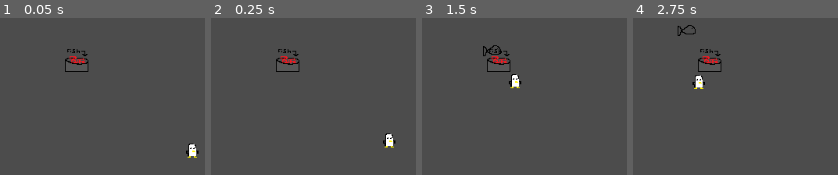
Above: before the commit, frames 1-4 (left to right).
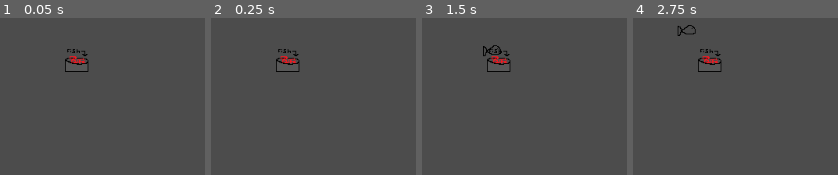
Above: after the commit, the same moments.

Repository: LeftCircle/Penguin-Day-Care
Game: Godot game, scene res://Main.tscn
Same seed, same stepped clock (60 frames per second), same inputs: the game is played once before the commit and once after it.
Inputs:
- Up to frame 1 (0.05 s): no input
- Up to frame 2 (0.25 s): no input
- Up to frame 3 (1.5 s): no input
- Up to frame 4 (2.75 s): no input

The runs differ from the first frame. In frame 1, 0.4% of the frame differs, in the area x 90-98%, y 79-90%; in frame 2, 0.4%, in the area x 83-91%, y 73-83%; in frame 3, 0.4%; in frame 4, 0.3%.

Commit message:
Penguin walking

Diff:
--- a/Characters/Penguin/Penguin.tscn
+++ b/Characters/Penguin/Penguin.tscn
@@ -1,9 +1,10 @@
-[gd_scene load_steps=9 format=2]
+[gd_scene load_steps=21 format=2]
 
 [ext_resource path="res://Assets/penguin.png" type="Texture" id=1]
 [ext_resource path="res://Characters/Penguin/Penguin.gd" type="Script" id=2]
 [ext_resource path="res://Characters/Penguin/Scenes/PenguinAI.tscn" type="PackedScene" id=3]
 [ext_resource path="res://Assets/fish.png" type="Texture" id=4]
+[ext_resource path="res://Assets/Penguin/20220402 Ludum Dare Pneguins 01_penguins.png" type="Texture" id=5]
 
 [sub_resource type="RectangleShape2D" id=1]
 resource_local_to_scene = true
@@ -62,6 +63,188 @@
 } ]
 }
 
+[sub_resource type="Animation" id=8]
+resource_name = "Jump"
+loop = true
+tracks/0/type = "value"
+tracks/0/path = NodePath("AnimationSprites/Walking:frame")
+tracks/0/interp = 1
+tracks/0/loop_wrap = true
+tracks/0/imported = false
+tracks/0/enabled = true
+tracks/0/keys = {
+"times": PoolRealArray( 0, 0.1, 0.3, 0.7 ),
+"transitions": PoolRealArray( 1, 1, 1, 1 ),
+"update": 1,
+"values": [ 9, 10, 11, 9 ]
+}
+tracks/1/type = "value"
+tracks/1/path = NodePath("AnimationSprites/Walking:position")
+tracks/1/interp = 1
+tracks/1/loop_wrap = true
+tracks/1/imported = false
+tracks/1/enabled = true
+tracks/1/keys = {
+"times": PoolRealArray( 0, 0.3 ),
+"transitions": PoolRealArray( 1, 1 ),
+"update": 0,
+"values": [ Vector2( 0, 0 ), Vector2( 0, -100 ) ]
+}
+tracks/2/type = "value"
+tracks/2/path = NodePath("AnimationSprites/Walking:rotation_degrees")
+tracks/2/interp = 1
+tracks/2/loop_wrap = true
+tracks/2/imported = false
+tracks/2/enabled = true
+tracks/2/keys = {
+"times": PoolRealArray( 0 ),
+"transitions": PoolRealArray( 1 ),
+"update": 0,
+"values": [ 0.0 ]
+}
+tracks/3/type = "value"
+tracks/3/path = NodePath("AnimationSprites/Walking:scale")
+tracks/3/interp = 1
+tracks/3/loop_wrap = true
+tracks/3/imported = false
+tracks/3/enabled = true
+tracks/3/keys = {
+"times": PoolRealArray( 0 ),
+"transitions": PoolRealArray( 1 ),
+"update": 0,
+"values": [ Vector2( 0.9, 1 ) ]
+}
+
+[sub_resource type="Animation" id=5]
+resource_name = "KickLeft"
+length = 0.8
+loop = true
+tracks/0/type = "value"
+tracks/0/path = NodePath("AnimationSprites/Walking:frame_coords")
+tracks/0/interp = 1
+tracks/0/loop_wrap = true
+tracks/0/imported = false
+tracks/0/enabled = true
+tracks/0/keys = {
+"times": PoolRealArray(  ),
+"transitions": PoolRealArray(  ),
+"update": 0,
+"values": [  ]
+}
+tracks/1/type = "value"
+tracks/1/path = NodePath("AnimationSprites/Walking:frame")
+tracks/1/interp = 1
+tracks/1/loop_wrap = true
+tracks/1/imported = false
+tracks/1/enabled = true
+tracks/1/keys = {
+"times": PoolRealArray( 0, 0.2, 0.4, 0.6 ),
+"transitions": PoolRealArray( 1, 1, 1, 1 ),
+"update": 1,
+"values": [ 6, 14, 15, 16 ]
+}
+tracks/2/type = "value"
+tracks/2/path = NodePath("AnimationSprites/Walking:rotation_degrees")
+tracks/2/interp = 1
+tracks/2/loop_wrap = true
+tracks/2/imported = false
+tracks/2/enabled = true
+tracks/2/keys = {
+"times": PoolRealArray( 0 ),
+"transitions": PoolRealArray( 1 ),
+"update": 0,
+"values": [ 0.0 ]
+}
+tracks/3/type = "value"
+tracks/3/path = NodePath("AnimationSprites/Walking:scale")
+tracks/3/interp = 1
+tracks/3/loop_wrap = true
+tracks/3/imported = false
+tracks/3/enabled = true
+tracks/3/keys = {
+"times": PoolRealArray( 0 ),
+"transitions": PoolRealArray( 1 ),
+"update": 0,
+"values": [ Vector2( 1, 1 ) ]
+}
+tracks/4/type = "value"
+tracks/4/path = NodePath("AnimationSprites/Walking:flip_h")
+tracks/4/interp = 1
+tracks/4/loop_wrap = true
+tracks/4/imported = false
+tracks/4/enabled = true
+tracks/4/keys = {
+"times": PoolRealArray( 0 ),
+"transitions": PoolRealArray( 1 ),
+"update": 1,
+"values": [ false ]
+}
+
+[sub_resource type="Animation" id=13]
+resource_name = "KickRight"
+length = 0.8
+loop = true
+tracks/0/type = "value"
+tracks/0/path = NodePath("AnimationSprites/Walking:frame_coords")
+tracks/0/interp = 1
+tracks/0/loop_wrap = true
+tracks/0/imported = false
+tracks/0/enabled = true
+tracks/0/keys = {
+"times": PoolRealArray(  ),
+"transitions": PoolRealArray(  ),
+"update": 0,
+"values": [  ]
+}
+tracks/1/type = "value"
+tracks/1/path = NodePath("AnimationSprites/Walking:frame")
+tracks/1/interp = 1
+tracks/1/loop_wrap = true
+tracks/1/imported = false
+tracks/1/enabled = true
+tracks/1/keys = {
+"times": PoolRealArray( 0, 0.2, 0.4, 0.6 ),
+"transitions": PoolRealArray( 1, 1, 1, 1 ),
+"update": 1,
+"values": [ 6, 14, 15, 16 ]
+}
+tracks/2/type = "value"
+tracks/2/path = NodePath("AnimationSprites/Walking:rotation_degrees")
+tracks/2/interp = 1
+tracks/2/loop_wrap = true
+tracks/2/imported = false
+tracks/2/enabled = true
+tracks/2/keys = {
+"times": PoolRealArray( 0 ),
+"transitions": PoolRealArray( 1 ),
+"update": 0,
+"values": [ 0.0 ]
+}
+tracks/3/type = "value"
+tracks/3/path = NodePath("AnimationSprites/Walking:scale")
+tracks/3/interp = 1
+tracks/3/loop_wrap = true
+tracks/3/imported = false
+tracks/3/enabled = true
+tracks/3/keys = {
+"times": PoolRealArray( 0 ),
+"transitions": PoolRealArray( 1 ),
+"update": 0,
+"values": [ Vector2( 1, 1 ) ]
+}
+tracks/4/type = "value"
+tracks/4/path = NodePath("AnimationSprites/Walking:flip_h")
+tracks/4/interp = 1
+tracks/4/loop_wrap = true
+tracks/4/imported = false
+tracks/4/enabled = true
+tracks/4/keys = {
+"times": PoolRealArray( 0 ),
+"transitions": PoolRealArray( 1 ),
+"update": 1,
+"values": [ true ]
+}
+
 [sub_resource type="Animation" id=3]
 length = 0.001
 tracks/0/type = "value"
@@ -75,6 +258,489 @@
 "transitions": PoolRealArray( 1 ),
 "update": 0,
 "values": [ Vector2( 0.6, 0.633333 ) ]
+}
+tracks/1/type = "value"
+tracks/1/path = NodePath("AnimationSprites/Walking:frame")
+tracks/1/interp = 1
+tracks/1/loop_wrap = true
+tracks/1/imported = false
+tracks/1/enabled = true
+tracks/1/keys = {
+"times": PoolRealArray( 0 ),
+"transitions": PoolRealArray( 1 ),
+"update": 0,
+"values": [ 12 ]
+}
+tracks/2/type = "value"
+tracks/2/path = NodePath("AnimationSprites/Walking:rotation_degrees")
+tracks/2/interp = 1
+tracks/2/loop_wrap = true
+tracks/2/imported = false
+tracks/2/enabled = true
+tracks/2/keys = {
+"times": PoolRealArray( 0 ),
+"transitions": PoolRealArray( 1 ),
+"update": 0,
+"values": [ -2.0 ]
+}
+tracks/3/type = "value"
+tracks/3/path = NodePath("AnimationSprites/Walking:scale")
+tracks/3/interp = 1
+tracks/3/loop_wrap = true
+tracks/3/imported = false
+tracks/3/enabled = true
+tracks/3/keys = {
+"times": PoolRealArray( 0 ),
+"transitions": PoolRealArray( 1 ),
+"update": 0,
+"values": [ Vector2( 1, 0.98 ) ]
+}
+tracks/4/type = "value"
+tracks/4/path = NodePath("AnimationSprites/Walking:frame_coords")
+tracks/4/interp = 1
+tracks/4/loop_wrap = true
+tracks/4/imported = false
+tracks/4/enabled = true
+tracks/4/keys = {
+"times": PoolRealArray( 0 ),
+"transitions": PoolRealArray( 1 ),
+"update": 0,
+"values": [ Vector2( 5, 1 ) ]
+}
+tracks/5/type = "value"
+tracks/5/path = NodePath("AnimationSprites/Walking:position")
+tracks/5/interp = 1
+tracks/5/loop_wrap = true
+tracks/5/imported = false
+tracks/5/enabled = true
+tracks/5/keys = {
+"times": PoolRealArray( 0 ),
+"transitions": PoolRealArray( 1 ),
+"update": 0,
+"values": [ Vector2( 0, 0 ) ]
+}
+
+[sub_resource type="Animation" id=14]
+resource_name = "SlideDown"
+length = 0.7
+loop = true
+tracks/0/type = "value"
+tracks/0/path = NodePath("AnimationSprites/Walking:frame")
+tracks/0/interp = 1
+tracks/0/loop_wrap = true
+tracks/0/imported = false
+tracks/0/enabled = true
+tracks/0/keys = {
+"times": PoolRealArray( 0, 0.2 ),
+"transitions": PoolRealArray( 1, 1 ),
+"update": 1,
+"values": [ 3, 3 ]
+}
+tracks/1/type = "value"
+tracks/1/path = NodePath("AnimationSprites/Walking:frame_coords")
+tracks/1/interp = 1
+tracks/1/loop_wrap = true
+tracks/1/imported = false
+tracks/1/enabled = true
+tracks/1/keys = {
+"times": PoolRealArray(  ),
+"transitions": PoolRealArray(  ),
+"update": 0,
+"values": [  ]
+}
+tracks/2/type = "value"
+tracks/2/path = NodePath("AnimationSprites/Walking:scale")
+tracks/2/interp = 1
+tracks/2/loop_wrap = true
+tracks/2/imported = false
+tracks/2/enabled = true
+tracks/2/keys = {
+"times": PoolRealArray( 0, 0.2, 0.3 ),
+"transitions": PoolRealArray( 1, 1, 1 ),
+"update": 0,
+"values": [ Vector2( 1, 0.9 ), Vector2( 1, 1.2 ), Vector2( 1, 1 ) ]
+}
+tracks/3/type = "value"
+tracks/3/path = NodePath("AnimationSprites/Walking:flip_h")
+tracks/3/interp = 1
+tracks/3/loop_wrap = true
+tracks/3/imported = false
+tracks/3/enabled = true
+tracks/3/keys = {
+"times": PoolRealArray( 0 ),
+"transitions": PoolRealArray( 1 ),
+"update": 1,
+"values": [ false ]
+}
+tracks/4/type = "value"
+tracks/4/path = NodePath("AnimationSprites/Walking:position")
+tracks/4/interp = 1
+tracks/4/loop_wrap = true
+tracks/4/imported = false
+tracks/4/enabled = true
+tracks/4/keys = {
+"times": PoolRealArray( 0, 0.2 ),
+"transitions": PoolRealArray( 1, 1 ),
+"update": 0,
+"values": [ Vector2( 0, 100 ), Vector2( 0, -57 ) ]
+}
+
+[sub_resource type="Animation" id=9]
+resource_name = "SlideLeft"
+length = 0.7
+loop = true
+tracks/0/type = "value"
+tracks/0/path = NodePath("AnimationSprites/Walking:frame")
+tracks/0/interp = 1
+tracks/0/loop_wrap = true
+tracks/0/imported = false
+tracks/0/enabled = true
+tracks/0/keys = {
+"times": PoolRealArray( 0 ),
+"transitions": PoolRealArray( 1 ),
+"update": 1,
+"values": [ 7 ]
+}
+tracks/1/type = "value"
+tracks/1/path = NodePath("AnimationSprites/Walking:frame_coords")
+tracks/1/interp = 1
+tracks/1/loop_wrap = true
+tracks/1/imported = false
+tracks/1/enabled = true
+tracks/1/keys = {
+"times": PoolRealArray( 0.2 ),
+"transitions": PoolRealArray( 1 ),
+"update": 0,
+"values": [ Vector2( 7, 0 ) ]
+}
+tracks/2/type = "value"
+tracks/2/path = NodePath("AnimationSprites/Walking:scale")
+tracks/2/interp = 1
+tracks/2/loop_wrap = true
+tracks/2/imported = false
+tracks/2/enabled = true
+tracks/2/keys = {
+"times": PoolRealArray( 0, 0.2, 0.3 ),
+"transitions": PoolRealArray( 1, 1, 1 ),
+"update": 0,
+"values": [ Vector2( 0.9, 1 ), Vector2( 1.2, 1 ), Vector2( 1, 1 ) ]
+}
+tracks/3/type = "value"
+tracks/3/path = NodePath("AnimationSprites/Walking:flip_h")
+tracks/3/interp = 1
+tracks/3/loop_wrap = true
+tracks/3/imported = false
+tracks/3/enabled = true
+tracks/3/keys = {
+"times": PoolRealArray( 0 ),
+"transitions": PoolRealArray( 1 ),
+"update": 1,
+"values": [ false ]
+}
+tracks/4/type = "value"
+tracks/4/path = NodePath("AnimationSprites/Walking:position")
+tracks/4/interp = 1
+tracks/4/loop_wrap = true
+tracks/4/imported = false
+tracks/4/enabled = true
+tracks/4/keys = {
+"times": PoolRealArray( 0 ),
+"transitions": PoolRealArray( 1 ),
+"update": 0,
+"values": [ Vector2( 0, 0 ) ]
+}
+
+[sub_resource type="Animation" id=10]
+resource_name = "SlideRight"
+length = 0.7
+loop = true
+tracks/0/type = "value"
+tracks/0/path = NodePath("AnimationSprites/Walking:frame")
+tracks/0/interp = 1
+tracks/0/loop_wrap = true
+tracks/0/imported = false
+tracks/0/enabled = true
+tracks/0/keys = {
+"times": PoolRealArray( 0 ),
+"transitions": PoolRealArray( 1 ),
+"update": 1,
+"values": [ 7 ]
+}
+tracks/1/type = "value"
+tracks/1/path = NodePath("AnimationSprites/Walking:frame_coords")
+tracks/1/interp = 1
+tracks/1/loop_wrap = true
+tracks/1/imported = false
+tracks/1/enabled = true
+tracks/1/keys = {
+"times": PoolRealArray( 0.2 ),
+"transitions": PoolRealArray( 1 ),
+"update": 0,
+"values": [ Vector2( 7, 0 ) ]
+}
+tracks/2/type = "value"
+tracks/2/path = NodePath("AnimationSprites/Walking:scale")
+tracks/2/interp = 1
+tracks/2/loop_wrap = true
+tracks/2/imported = false
+tracks/2/enabled = true
+tracks/2/keys = {
+"times": PoolRealArray( 0, 0.2, 0.3 ),
+"transitions": PoolRealArray( 1, 1, 1 ),
+"update": 0,
+"values": [ Vector2( 0.9, 1 ), Vector2( 1.2, 1 ), Vector2( 1, 1 ) ]
+}
+tracks/3/type = "value"
+tracks/3/path = NodePath("AnimationSprites/Walking:flip_h")
+tracks/3/interp = 1
+tracks/3/loop_wrap = true
+tracks/3/imported = false
+tracks/3/enabled = true
+tracks/3/keys = {
+"times": PoolRealArray( 0 ),
+"transitions": PoolRealArray( 1 ),
+"update": 1,
+"values": [ true ]
+}
+tracks/4/type = "value"
+tracks/4/path = NodePath("AnimationSprites/Walking:rotation_degrees")
+tracks/4/interp = 1
+tracks/4/loop_wrap = true
+tracks/4/imported = false
+tracks/4/enabled = true
+tracks/4/keys = {
+"times": PoolRealArray( 0 ),
+"transitions": PoolRealArray( 1 ),
+"update": 0,
+"values": [ 0.0 ]
+}
+tracks/5/type = "value"
+tracks/5/path = NodePath("AnimationSprites/Walking:position")
+tracks/5/interp = 1
+tracks/5/loop_wrap = true
+tracks/5/imported = false
+tracks/5/enabled = true
+tracks/5/keys = {
+"times": PoolRealArray( 0 ),
+"transitions": PoolRealArray( 1 ),
+"update": 0,
+"values": [ Vector2( 0, 0 ) ]
+}
+
+[sub_resource type="Animation" id=15]
+resource_name = "SlideUp"
+length = 0.7
+loop = true
+tracks/0/type = "value"
+tracks/0/path = NodePath("AnimationSprites/Walking:frame")
+tracks/0/interp = 1
+tracks/0/loop_wrap = true
+tracks/0/imported = false
+tracks/0/enabled = true
+tracks/0/keys = {
+"times": PoolRealArray( 0, 0.2 ),
+"transitions": PoolRealArray( 1, 1 ),
+"update": 1,
+"values": [ 2, 2 ]
+}
+tracks/1/type = "value"
+tracks/1/path = NodePath("AnimationSprites/Walking:frame_coords")
+tracks/1/interp = 1
+tracks/1/loop_wrap = true
+tracks/1/imported = false
+tracks/1/enabled = true
+tracks/1/keys = {
+"times": PoolRealArray(  ),
+"transitions": PoolRealArray(  ),
+"update": 0,
+"values": [  ]
+}
+tracks/2/type = "value"
+tracks/2/path = NodePath("AnimationSprites/Walking:scale")
+tracks/2/interp = 1
+tracks/2/loop_wrap = true
+tracks/2/imported = false
+tracks/2/enabled = true
+tracks/2/keys = {
+"times": PoolRealArray( 0, 0.2, 0.3 ),
+"transitions": PoolRealArray( 1, 1, 1 ),
+"update": 0,
+"values": [ Vector2( 1, 0.9 ), Vector2( 1, 1.2 ), Vector2( 1, 1 ) ]
+}
+tracks/3/type = "value"
+tracks/3/path = NodePath("AnimationSprites/Walking:flip_h")
+tracks/3/interp = 1
+tracks/3/loop_wrap = true
+tracks/3/imported = false
+tracks/3/enabled = true
+tracks/3/keys = {
+"times": PoolRealArray( 0 ),
+"transitions": PoolRealArray( 1 ),
+"update": 1,
+"values": [ false ]
+}
+tracks/4/type = "value"
+tracks/4/path = NodePath("AnimationSprites/Walking:position")
+tracks/4/interp = 1
+tracks/4/loop_wrap = true
+tracks/4/imported = false
+tracks/4/enabled = true
+tracks/4/keys = {
+"times": PoolRealArray( 0, 0.2 ),
+"transitions": PoolRealArray( 1, 1 ),
+"update": 0,
+"values": [ Vector2( 0, 0 ), Vector2( 0, -57 ) ]
+}
+
+[sub_resource type="Animation" id=6]
+resource_name = "WalkDown"
+length = 0.6
+loop = true
+tracks/0/type = "value"
+tracks/0/path = NodePath("AnimationSprites/Walking:frame")
+tracks/0/interp = 1
+tracks/0/loop_wrap = true
+tracks/0/imported = false
+tracks/0/enabled = true
+tracks/0/keys = {
+"times": PoolRealArray( 0, 0.3 ),
+"transitions": PoolRealArray( 1, 1 ),
+"update": 1,
+"values": [ 12, 12 ]
+}
+tracks/1/type = "value"
+tracks/1/path = NodePath("AnimationSprites/Walking:flip_h")
+tracks/1/interp = 1
+tracks/1/loop_wrap = true
+tracks/1/imported = false
+tracks/1/enabled = true
+tracks/1/keys = {
+"times": PoolRealArray( 0, 0.3 ),
+"transitions": PoolRealArray( 1, 1 ),
+"update": 1,
+"values": [ false, true ]
+}
+tracks/2/type = "value"
+tracks/2/path = NodePath("AnimationSprites/Walking:rotation_degrees")
+tracks/2/interp = 1
+tracks/2/loop_wrap = true
+tracks/2/imported = false
+tracks/2/enabled = true
+tracks/2/keys = {
+"times": PoolRealArray( 0, 0.3 ),
+"transitions": PoolRealArray( 1, 1 ),
+"update": 0,
+"values": [ -2.0, 2.0 ]
+}
+
+[sub_resource type="Animation" id=12]
+resource_name = "WalkLeft"
+length = 0.6
+loop = true
+tracks/0/type = "value"
+tracks/0/path = NodePath("AnimationSprites/Walking:frame")
+tracks/0/interp = 1
+tracks/0/loop_wrap = true
+tracks/0/imported = false
+tracks/0/enabled = true
+tracks/0/keys = {
+"times": PoolRealArray( 0, 0.3 ),
+"transitions": PoolRealArray( 1, 1 ),
+"update": 1,
+"values": [ 8, 18 ]
+}
+tracks/1/type = "value"
+tracks/1/path = NodePath("AnimationSprites/Walking:flip_h")
+tracks/1/interp = 1
+tracks/1/loop_wrap = true
+tracks/1/imported = false
+tracks/1/enabled = true
+tracks/1/keys = {
+"times": PoolRealArray( 0 ),
+"transitions": PoolRealArray( 1 ),
+"update": 1,
+"values": [ false ]
+}
+
+[sub_resource type="Animation" id=11]
+resource_name = "WalkRight"
+length = 0.6
+loop = true
+tracks/0/type = "value"
+tracks/0/path = NodePath("AnimationSprites/Walking:frame")
+tracks/0/interp = 1
+tracks/0/loop_wrap = true
+tracks/0/imported = false
+tracks/0/enabled = true
+tracks/0/keys = {
+"times": PoolRealArray( 0, 0.3 ),
+"transitions": PoolRealArray( 1, 1 ),
+"update": 1,
+"values": [ 8, 18 ]
+}
+tracks/1/type = "value"
+tracks/1/path = NodePath("AnimationSprites/Walking:position")
+tracks/1/interp = 1
+tracks/1/loop_wrap = true
+tracks/1/imported = false
+tracks/1/enabled = true
+tracks/1/keys = {
+"times": PoolRealArray( 0 ),
+"transitions": PoolRealArray( 1 ),
+"update": 0,
+"values": [ Vector2( 0, 0 ) ]
+}
+tracks/2/type = "value"
+tracks/2/path = NodePath("AnimationSprites/Walking:flip_h")
+tracks/2/interp = 1
+tracks/2/loop_wrap = true
+tracks/2/imported = false
+tracks/2/enabled = true
+tracks/2/keys = {
+"times": PoolRealArray( 0 ),
+"transitions": PoolRealArray( 1 ),
+"update": 1,
+"values": [ true ]
+}
+
+[sub_resource type="Animation" id=7]
+resource_name = "WalkUp"
+loop = true
+tracks/0/type = "value"
+tracks/0/path = NodePath("AnimationSprites/Walking:frame")
+tracks/0/interp = 1
+tracks/0/loop_wrap = true
+tracks/0/imported = false
+tracks/0/enabled = true
+tracks/0/keys = {
+"times": PoolRealArray( 0, 0.4 ),
+"transitions": PoolRealArray( 1, 1 ),
+"update": 1,
+"values": [ 3, 3 ]
+}
+tracks/1/type = "value"
+tracks/1/path = NodePath("AnimationSprites/Walking:rotation_degrees")
+tracks/1/interp = 1
+tracks/1/loop_wrap = true
+tracks/1/imported = false
+tracks/1/enabled = true
+tracks/1/keys = {
+"times": PoolRealArray( 0, 0.4 ),
+"transitions": PoolRealArray( 1, 1 ),
+"update": 0,
+"values": [ -4.0, 4.0 ]
+}
+tracks/2/type = "value"
+tracks/2/path = NodePath("AnimationSprites/Walking:scale")
+tracks/2/interp = 1
+tracks/2/loop_wrap = true
+tracks/2/imported = false
+tracks/2/enabled = true
+tracks/2/keys = {
+"times": PoolRealArray( 0, 0.4 ),
+"transitions": PoolRealArray( 1, 1 ),
+"update": 0,
+"values": [ Vector2( 1, 0.98 ), Vector2( 1, 1 ) ]
 }
 
 [sub_resource type="ParticlesMaterial" id=4]
@@ -92,6 +758,7 @@
 script = ExtResource( 2 )
 
 [node name="Sprite" type="Sprite" parent="."]
+visible = false
 texture = ExtResource( 1 )
 
 [node name="Collisions" type="CollisionShape2D" parent="."]
@@ -102,20 +769,38 @@
 
 [node name="AnimationPlayer" type="AnimationPlayer" parent="."]
 anims/EatingFish = SubResource( 2 )
+anims/Jump = SubResource( 8 )
+anims/KickLeft = SubResource( 5 )
+anims/KickRight = SubResource( 13 )
 anims/RESET = SubResource( 3 )
+anims/SlideDown = SubResource( 14 )
+anims/SlideLeft = SubResource( 9 )
+anims/SlideRight = SubResource( 10 )
+anims/SlideUp = SubResource( 15 )
+anims/WalkDown = SubResource( 6 )
+anims/WalkLeft = SubResource( 12 )
+anims/WalkRight = SubResource( 11 )
+anims/WalkUp = SubResource( 7 )
 
 [node name="AnimationSprites" type="Node2D" parent="."]
 
 [node name="FishToEat" type="Sprite" parent="AnimationSprites"]
-visible = false
 position = Vector2( 6, 3 )
 scale = Vector2( 0.6, 0.633333 )
 texture = ExtResource( 4 )
 
+[node name="Walking" type="Sprite" parent="AnimationSprites"]
+rotation = -0.0349066
+scale = Vector2( 1, 0.98 )
+texture = ExtResource( 5 )
+hframes = 9
+vframes = 3
+frame = 14
+
 [node name="Particles2D" type="Particles2D" parent="."]
+visible = false
 position = Vector2( 3, 4 )
 scale = Vector2( 0.1, 0.1 )
-emitting = false
 lifetime = 0.75
 explosiveness = 0.42
 process_material = SubResource( 4 )
Binary file added: Assets/Penguin/20220402 Ludum Dare Pneguins 01_penguins.png
Not shown, added: Assets/Penguin/20220402 Ludum Dare Pneguins 01_penguins.png.import
